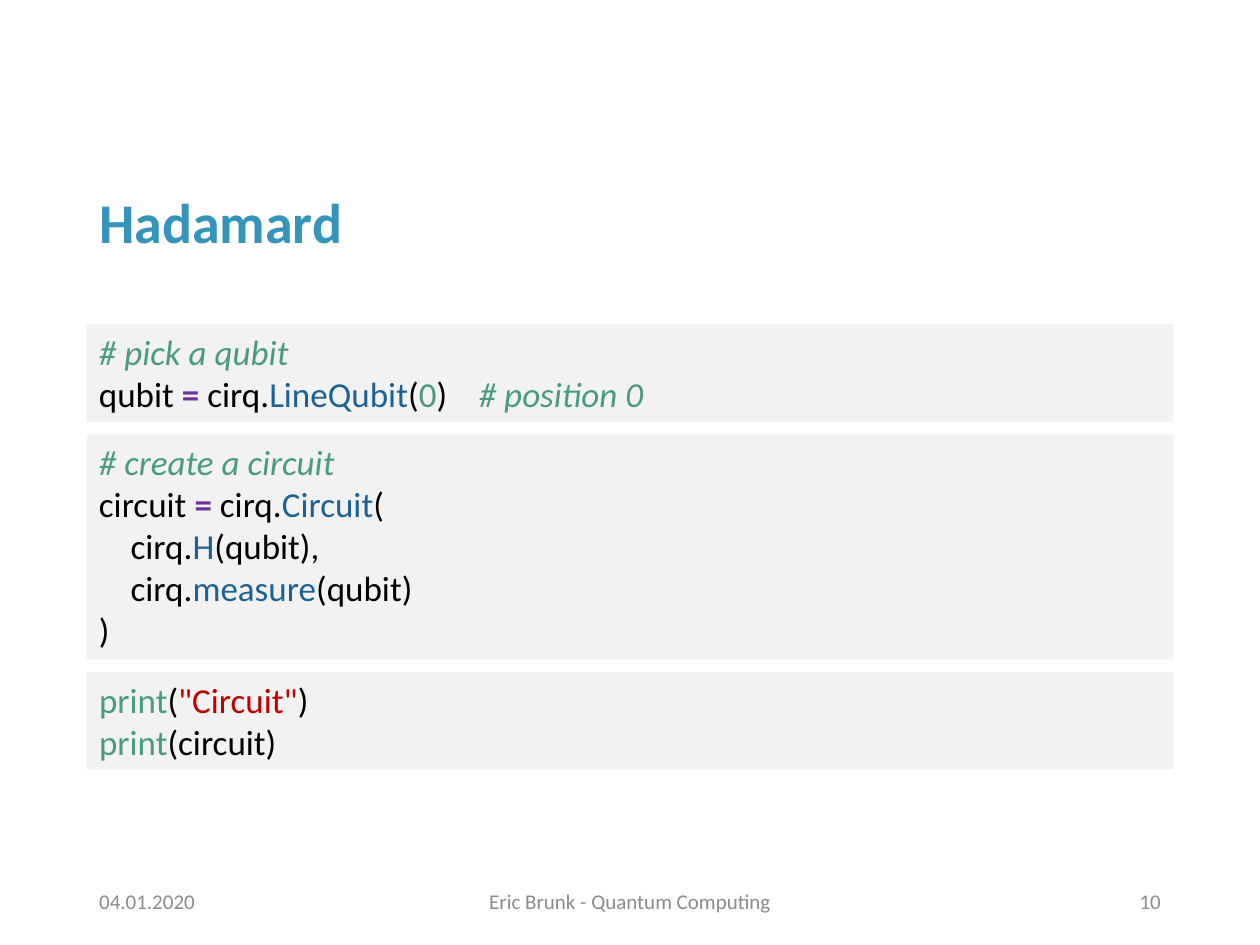
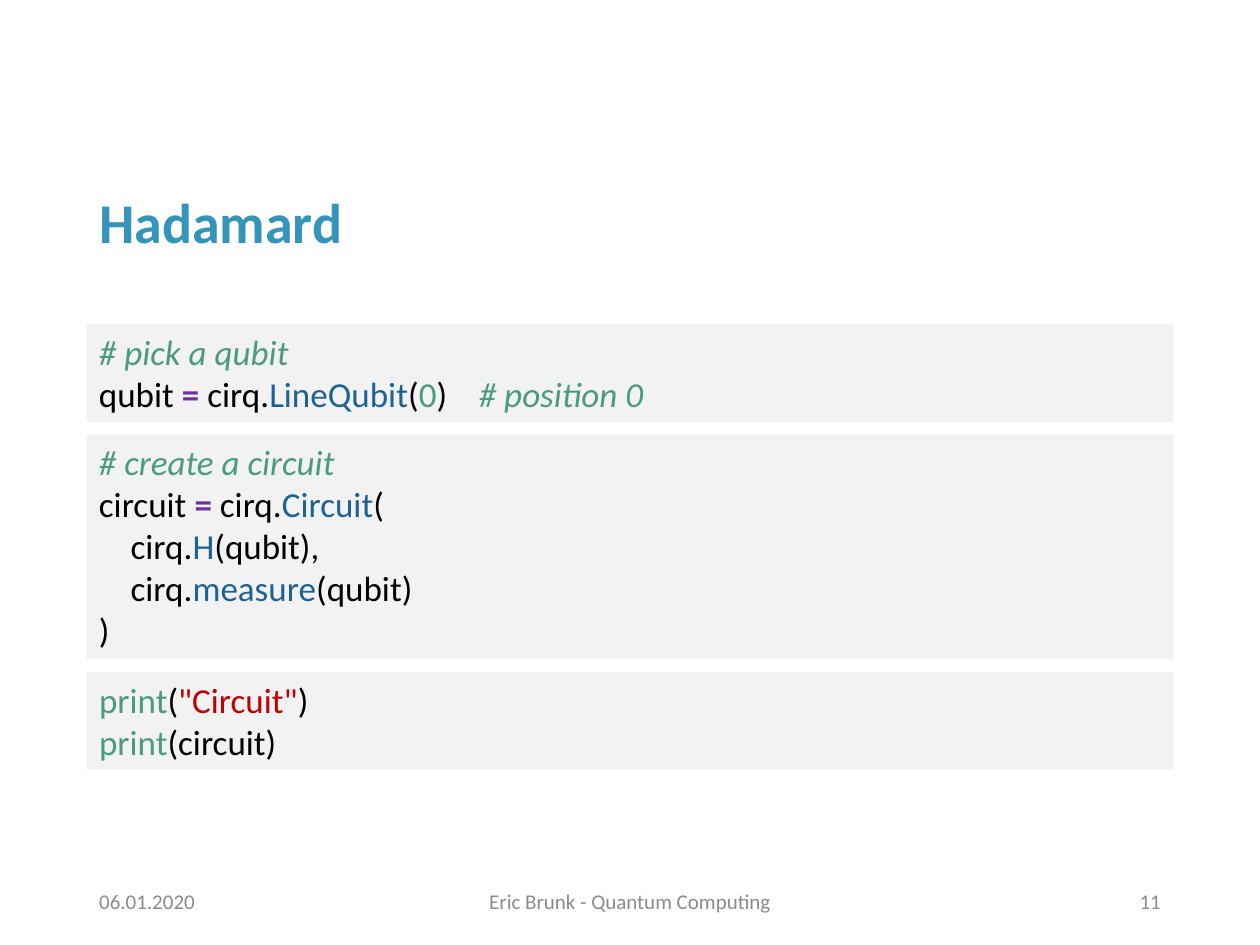
Before and after one commit to erxn91/quantum_computing, a slide deck: slide 11 of Präsentation.pptx (slide 10 before the commit). Drawn at 1260x945 pixels with LibreOffice and Linux fonts; fonts in the diff are those of the drawing; background and template pictures are left out. Boxes give left, top, right and bottom in pixels: in the first picture for what was removed or moved away, otherwise in the second. Text is boxed around its words. In the diff, an @@ line names an element or a change of style, - is before the commit and + after.

```diff
--- a/Präsentation.pptx
+++ b/Präsentation.pptx
@@ text at [99,895,195,909]: text changed @@
-04.01.2020
+06.01.2020
@@ page number at [1140,895,1161,909]: text changed @@
-10
+11
```
Also in this commit, not shown: 12 other slides changed, 12 slides added, 3 other files.
